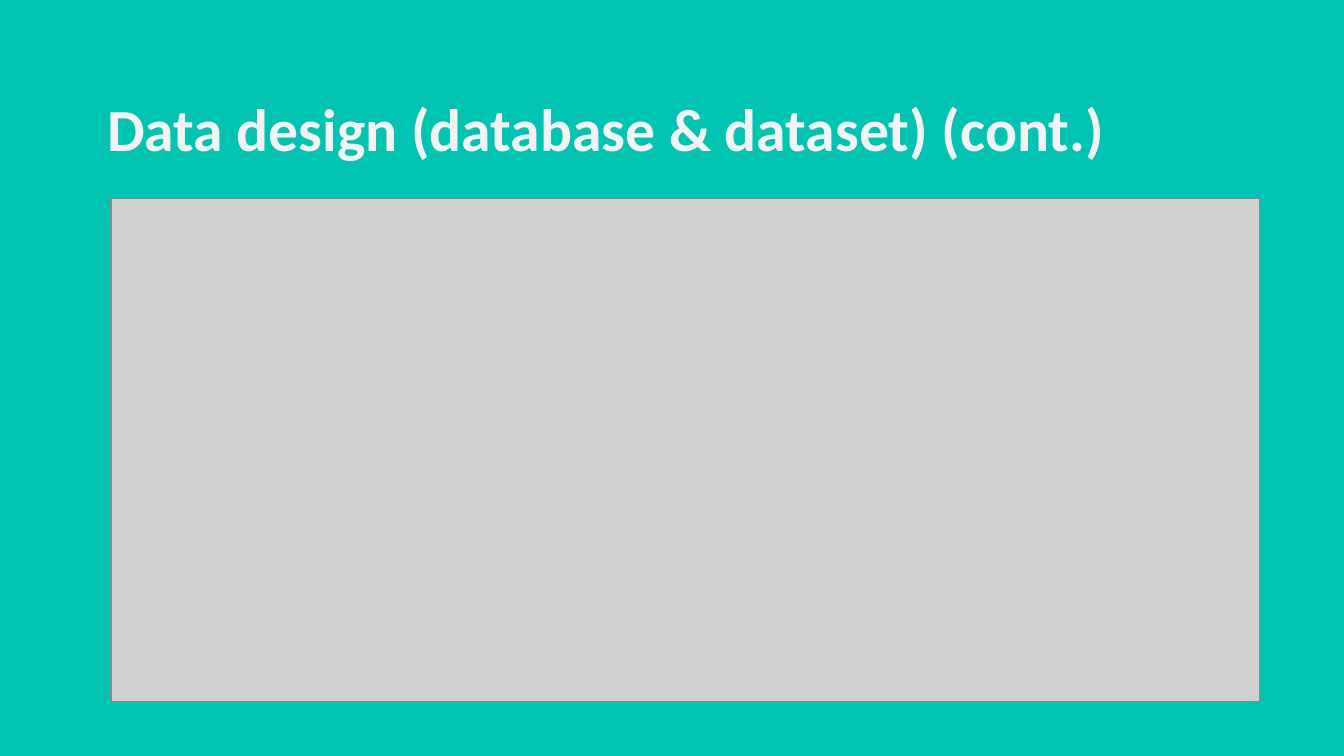
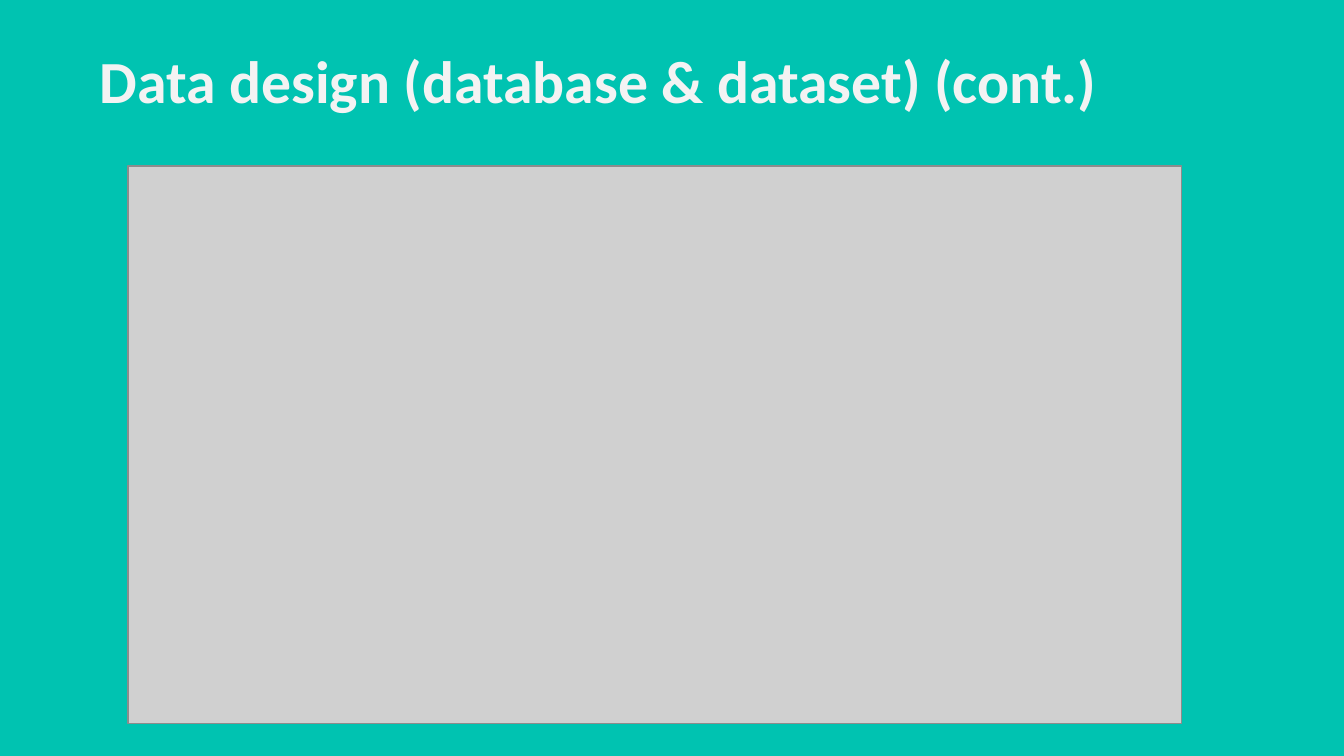
Before and after one commit to YoussifAssem/Genatac, a slide deck: slide 13 of E-Genetics/presentations/new presentation.pptx (slide 14 before the commit). Drawn at 1344x756 pixels with LibreOffice and Linux fonts; fonts in the diff are those of the drawing; grey boxes stand for pictures; background and template pictures are left out. Boxes give left, top, right and bottom in pixels: in the first picture for what was removed or moved away, otherwise in the second. Text is boxed around its words. In the diff, an @@ line names an element or a change of style, - is before the commit and + after.

```diff
--- a/E-Genetics/presentations/new presentation.pptx
+++ b/E-Genetics/presentations/new presentation.pptx
@@ subtitle "Data design (database & dataset) ...": place and size @@
-subtitle "Data design (database & dataset) ..." at [107,107,1104,161]
+subtitle "Data design (database & dataset) ..." at [100,59,1096,113]
@@ picture: place and size @@
-picture at [112,199,1261,702]
+picture at [128,165,1181,723]
```
Also in this commit, not shown: 5 other slides changed, 1 slide removed.
